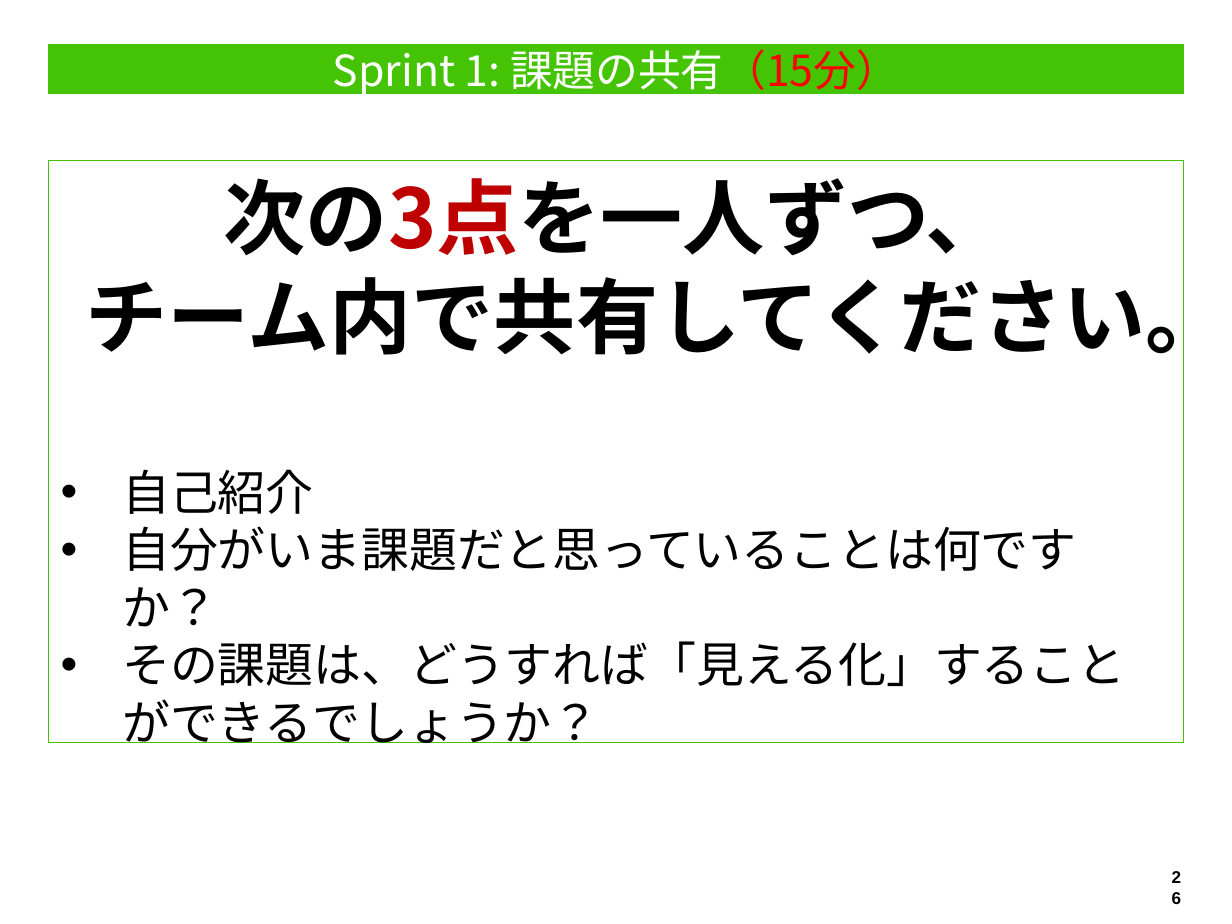
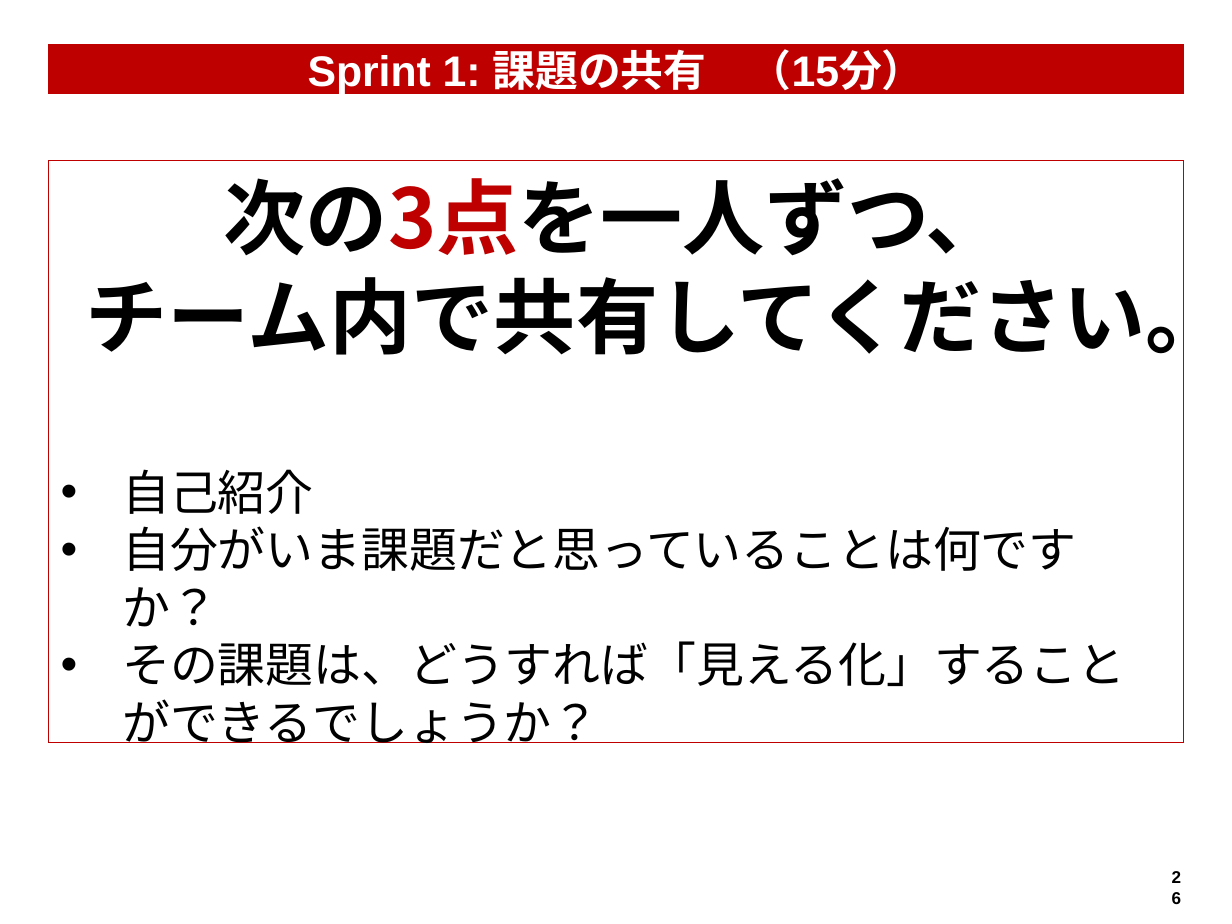
Before and after one commit to hageyahhoo/RSGT2018, a slide deck: slide 26 of MetricsWorkshop.pptx. Drawn at 1232x924 pixels with LibreOffice and Linux fonts; fonts in the diff are those of the drawing. Boxes give left, top, right and bottom in pixels: in the first picture for what was removed or moved away, otherwise in the second. Text is boxed around its words. In the diff, an @@ line names an element or a change of style, - is before the commit and + after.

```diff
--- a/MetricsWorkshop.pptx
+++ b/MetricsWorkshop.pptx
@@ title "Sprint 1: 課題の共有 （15分）" at box(48, 44, 1183, 92): fill #44C404 to #BF0000; outline #44C404 0.75 pt to #BF0000 0.75 pt @@
@@ title at box(308, 43, 925, 97): text changed; font Noto Sans CJK JP to Arial; bold on @@
-Sprint 1: 課題の共有（15分）
+Sprint 1: 課題の共有 （15分）
@@ rectangle "次の3点を一人ずつ、" at box(48, 160, 1183, 742): outline #44C404 0.75 pt to #BF0000 0.75 pt @@
```
Also in this commit, not shown: 34 other slides changed.
